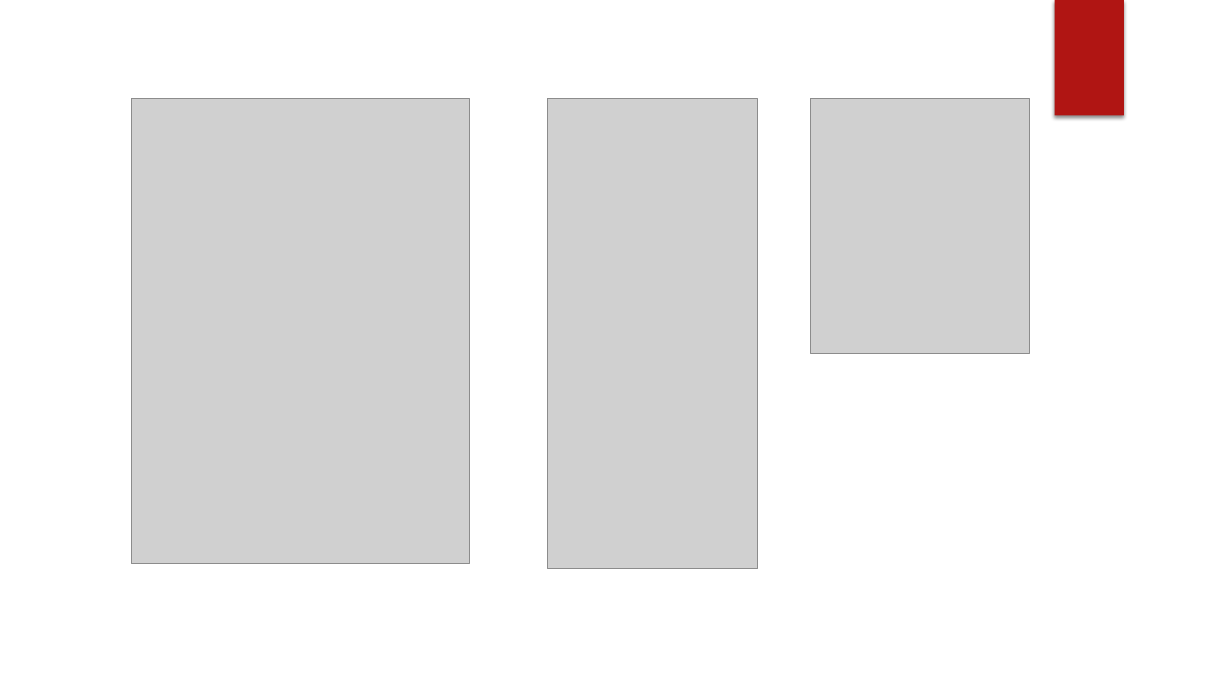
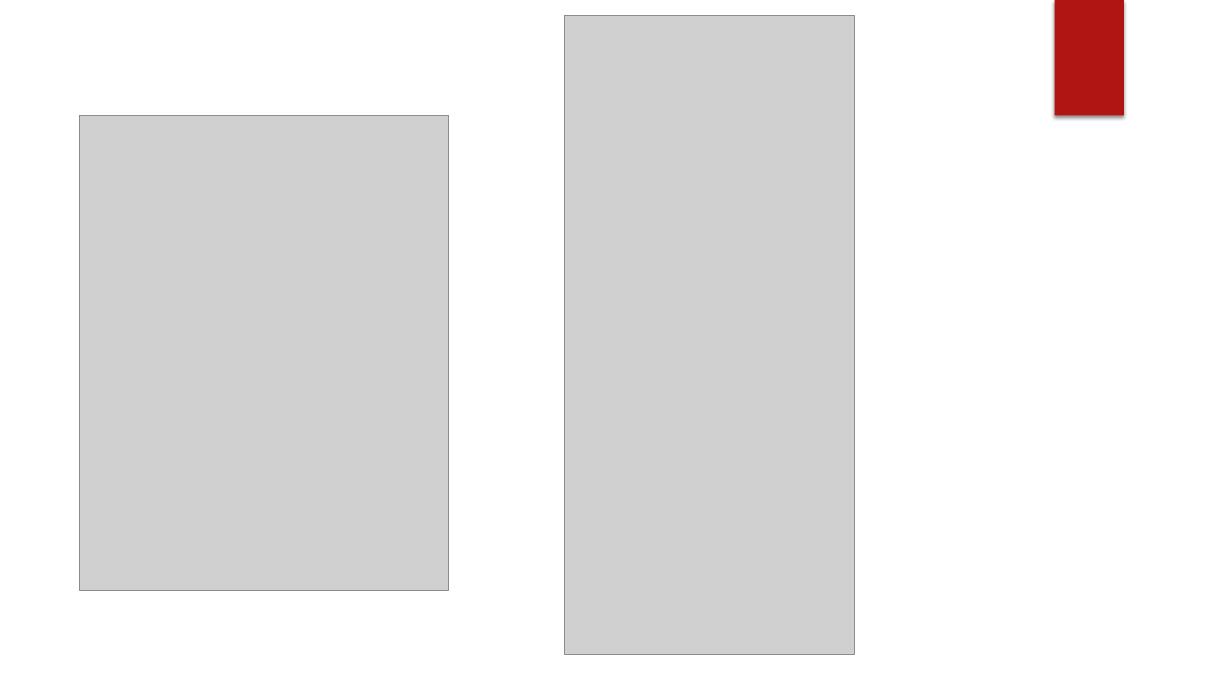
Before and after one commit to AvinashMV/SER502-Spring2018-Team30, a slide deck: slide 23 of doc/Sliceppt.pptx (slide 24 before the commit). Drawn at 1232x693 pixels with LibreOffice and Linux fonts; fonts in the diff are those of the drawing; grey boxes stand for pictures; background and template pictures are left out. Boxes give left, top, right and bottom in pixels: in the first picture for what was removed or moved away, otherwise in the second. Text is boxed around its words. In the diff, an @@ line names an element or a change of style, - is before the commit and + after.

```diff
--- a/doc/Sliceppt.pptx
+++ b/doc/Sliceppt.pptx
@@ picture added at (565, 16, 854, 654) @@
@@ picture: place and size @@
-picture at (131, 99, 470, 565)
+picture at (79, 116, 449, 591)
@@ picture removed at (547, 99, 758, 569) @@
@@ picture removed at (811, 99, 1029, 353) @@
```
Also in this commit, not shown: 10 other slides changed, 1 slide added, 1 slide removed.
